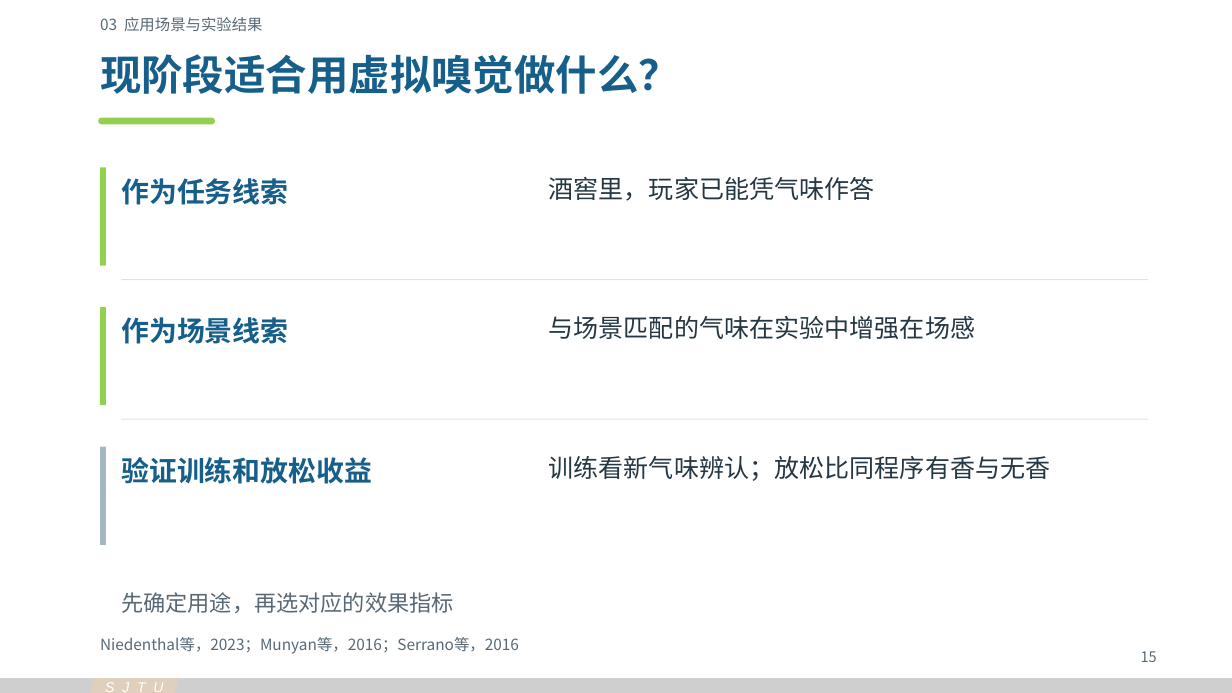
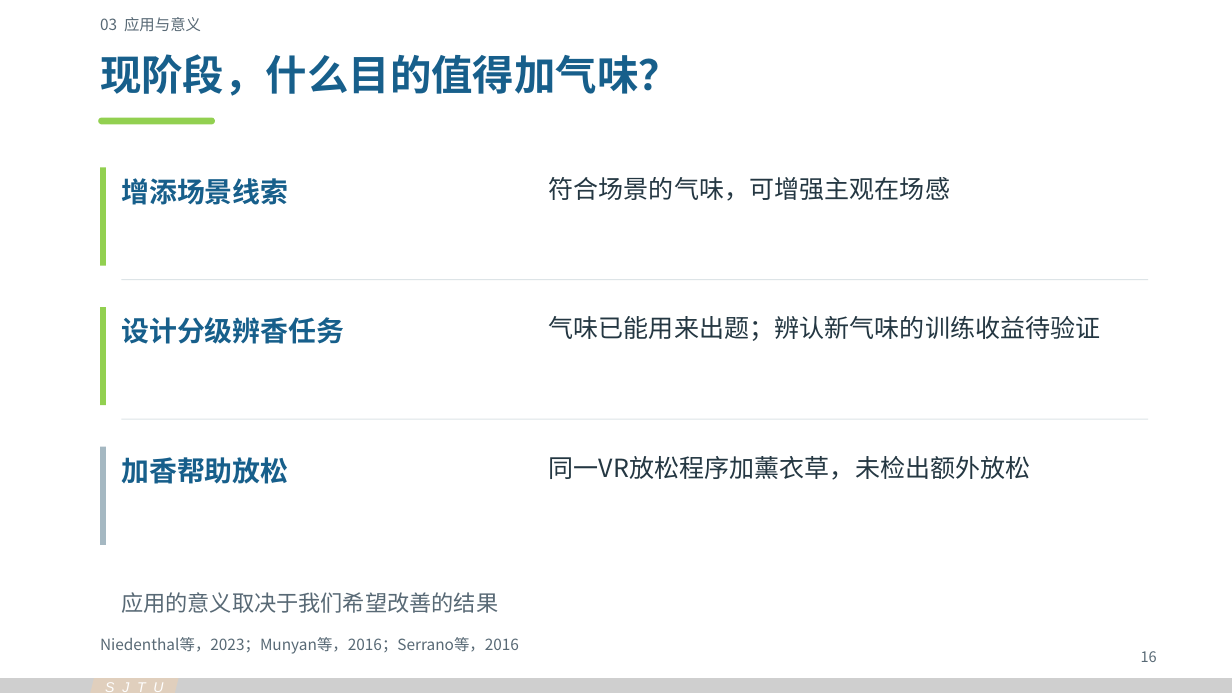
Before and after one commit to Cyh29hao/sjtu-olfaction-vr-2026, a slide deck: slide 16 of release/v3/olfaction-vr-v3.pptx (slide 15 before the commit). Drawn at 1232x693 pixels with LibreOffice and Linux fonts; fonts in the diff are those of the drawing. Boxes give left, top, right and bottom in pixels: in the first picture for what was removed or moved away, otherwise in the second. Text is boxed around its words. In the diff, an @@ line names an element or a change of style, - is before the commit and + after.

```diff
--- a/release/v3/olfaction-vr-v3.pptx
+++ b/release/v3/olfaction-vr-v3.pptx
@@ text at (100,17,201,31): text changed @@
-03 应用场景与实验结果
+03 应用与意义
@@ text at (100,54,680,96): text changed @@
-现阶段适合用虚拟嗅觉做什么？
+现阶段，什么目的值得加气味？
@@ text at (121,178,288,205): text changed @@
-作为任务线索
+增添场景线索
@@ text at (549,177,951,201): text changed @@
-酒窖里，玩家已能凭气味作答
+符合场景的气味，可增强主观在场感
@@ text at (121,317,344,344): text changed @@
-作为场景线索
+设计分级辨香任务
@@ text at (549,316,1101,341): text changed @@
-与场景匹配的气味在实验中增强在场感
+气味已能用来出题；辨认新气味的训练收益待验证
@@ text at (121,457,288,484): text changed @@
-验证训练和放松收益
+加香帮助放松
@@ text at (549,456,1031,480): text changed @@
-训练看新气味辨认；放松比同程序有香与无香
+同一VR放松程序加薰衣草，未检出额外放松
@@ text at (121,592,498,613): text changed @@
-先确定用途，再选对应的效果指标
+应用的意义取决于我们希望改善的结果
@@ text at (1141,651,1157,662): text changed @@
-15
+16
```
Also in this commit, not shown: 16 other slides changed, 10 slides added, 6 slides removed, 48 other files.
